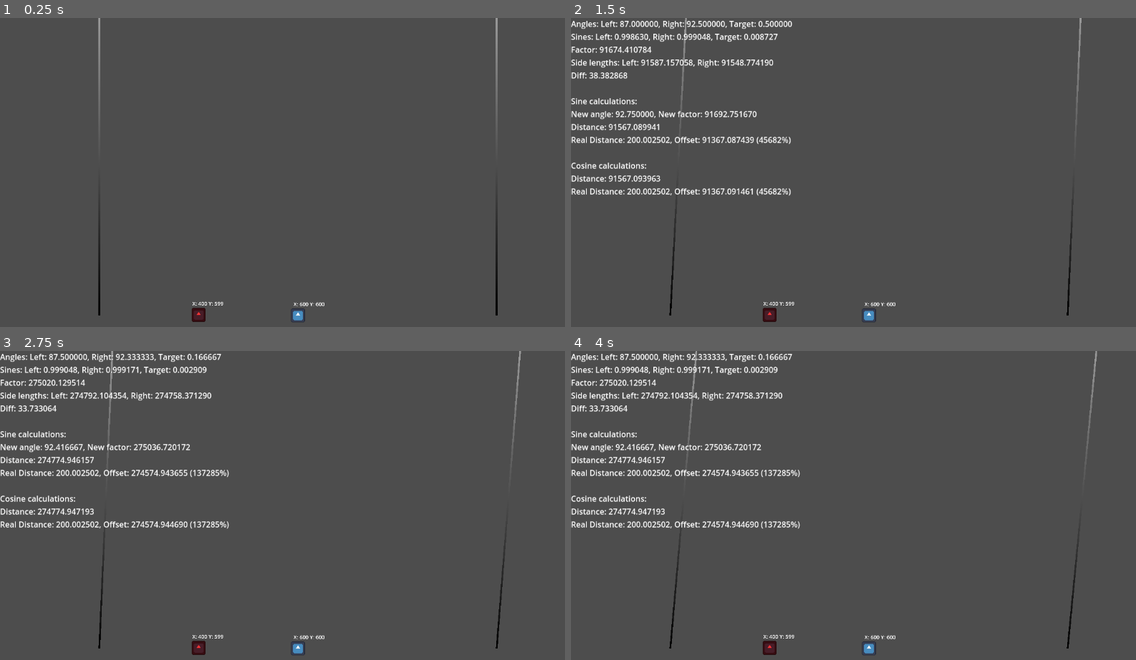
Above: before the commit, frames 1-4 (two rows, left to right).
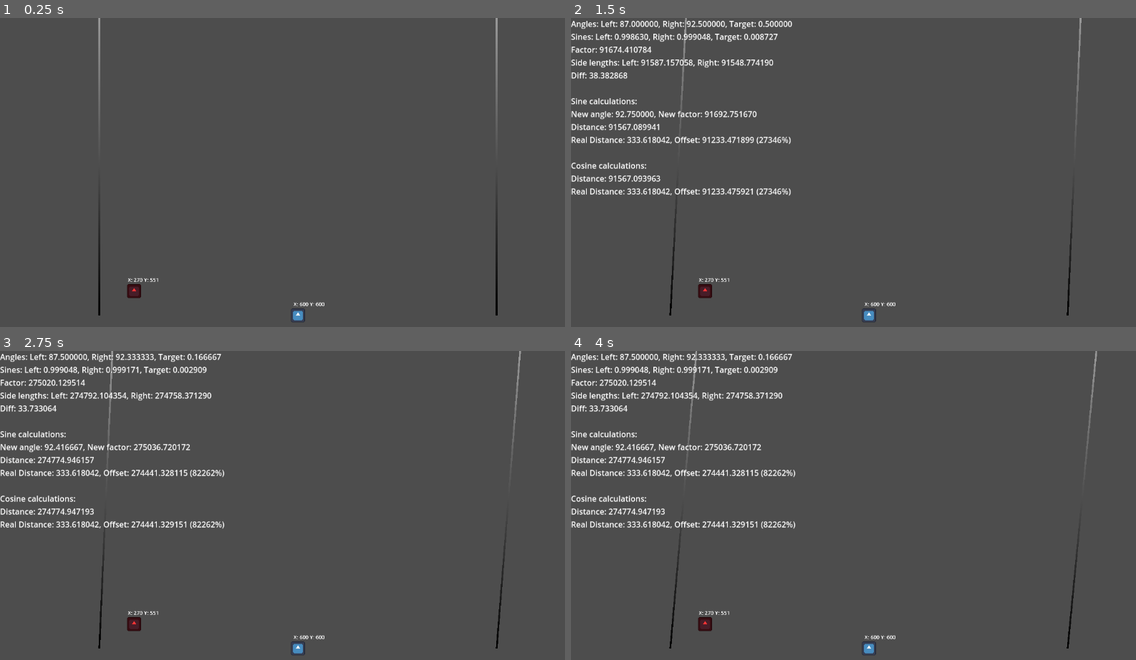
Above: after the commit, the same moments.

Repository: N3cro0o/bachelor-triangulation
Game: Godot game, scene res://2D/Scene/2d_root.tscn
The game is run twice, just before and just after one commit, with the same random seed, the same clock (stepped at 60 frames per second) and the same inputs. The engine's default icon, where the game draws it, is replaced by a stand-in: a white triangle on a blue panel in a dark square.
Inputs:
- Up to frame 1 (0.25 s): no input
- Up to frame 2 (1.5 s): tap Enter (ui_accept) at 0.5, 0.77 s; hold Right (ui_right) 0.53-1.28 s; hold Left (ui_left) from 1.28 s (still down)
- Up to frame 3 (2.75 s): tap Enter (ui_accept) at 1.52 s; release Left (ui_left) at 2.03 s; hold Right (ui_right) from 2.03 s (still down)
- Up to frame 4 (4 s): tap Enter (ui_accept) at 3.02, 3.77 s; release Right (ui_right) at 3.53 s; hold Left (ui_left) from 3.53 s (still down)

The runs differ from the first frame. In frame 1, 0.3% of the frame differs, in the area x 22-40%, y 84-99%; in frame 2, 0.7%; in frame 3, 0.8%, in the area x 9-41%, y 38-99%; in frame 4, 0.8%.

Commit message:
Youtube embed test

Diff:
--- a/Simulation/triangulation-simulation/2D/Scene/2d_root.tscn
+++ b/Simulation/triangulation-simulation/2D/Scene/2d_root.tscn
@@ -39,7 +39,7 @@
 
 [node name="Target" type="Sprite2D" parent="."]
 self_modulate = Color(0.99999994, 0.20609221, 0.21184775, 1)
-position = Vector2(400, 599)
+position = Vector2(270, 551)
 scale = Vector2(0.219, 0.219)
 texture = ExtResource("2_vgt4r")
 
Not shown, changed: SPA/control-panel/src/App.js
Not shown, changed: SPA/control-panel/src/Components/CameraFeed.js
Not shown, changed: SPA/control-panel/src/Components/ControlButtons.js
Not shown, changed: SPA/control-panel/src/Components/OutputTable.js
